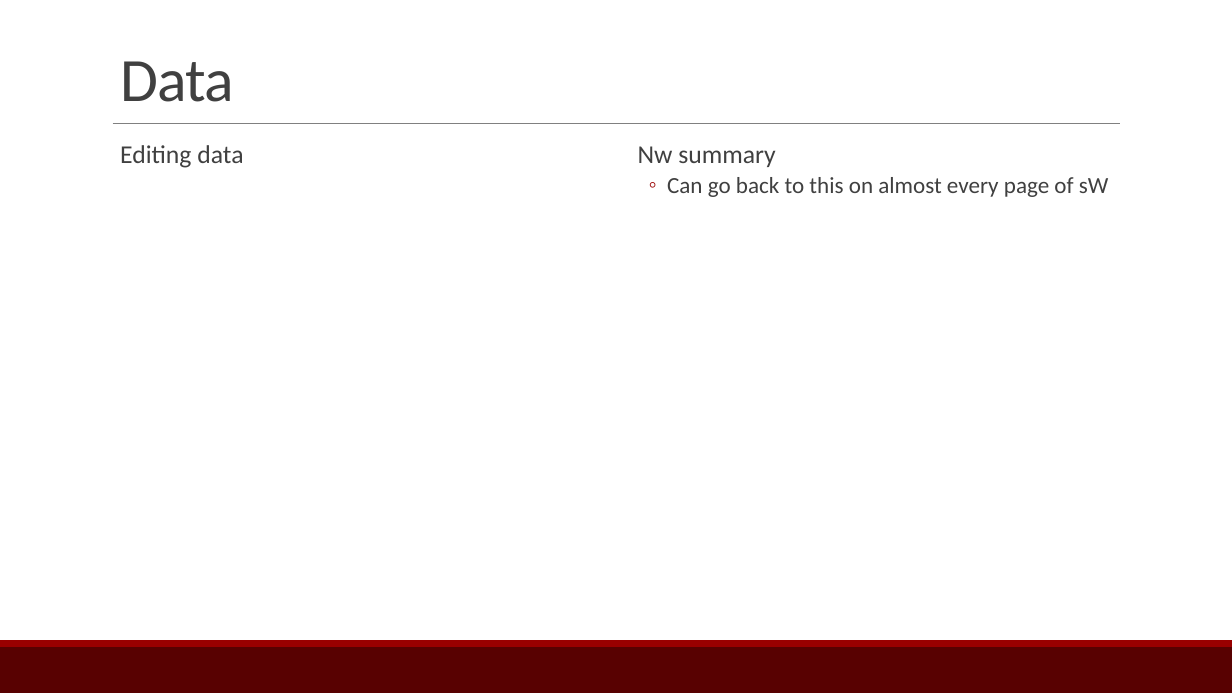
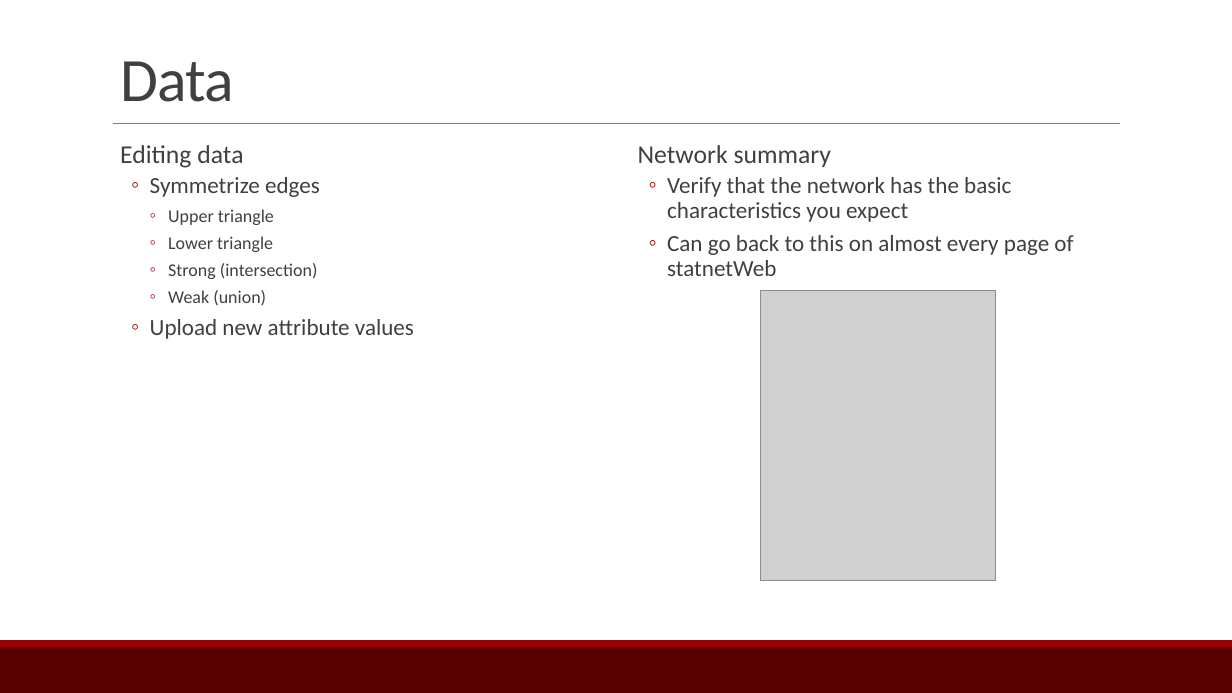
Before and after one commit to ebey/sunbelt2015, a slide deck: slide 11 of statnetWeb_slides.pptx (slide 9 before the commit). Drawn at 1232x693 pixels with LibreOffice and Linux fonts; fonts in the diff are those of the drawing; grey boxes stand for pictures. Boxes give left, top, right and bottom in pixels: in the first picture for what was removed or moved away, otherwise in the second. Text is boxed around its words. In the diff, an @@ line names an element or a change of style, - is before the commit and + after.

```diff
--- a/statnetWeb_slides.pptx
+++ b/statnetWeb_slides.pptx
@@ text at box(638, 145, 1073, 276): text changed @@
-  Nw summary
-  ◦ Can go back to this on almost every page of sW
+  Network summary
+  ◦ Verify that the network has the basic characteristics you expect
+  ◦ Can go back to this on almost every page of statnetWeb
@@ text at box(150, 177, 414, 339): paragraphs added @@
+  ◦ Symmetrize edges
+    ◦ Upper triangle
+    ◦ Lower triangle
+    ◦ Strong (intersection)
+    ◦ Weak (union)
+  ◦ Upload new attribute values
@@ picture added at box(761, 290, 995, 581) @@
```
Also in this commit, not shown: 10 other slides changed, 11 slides added.
